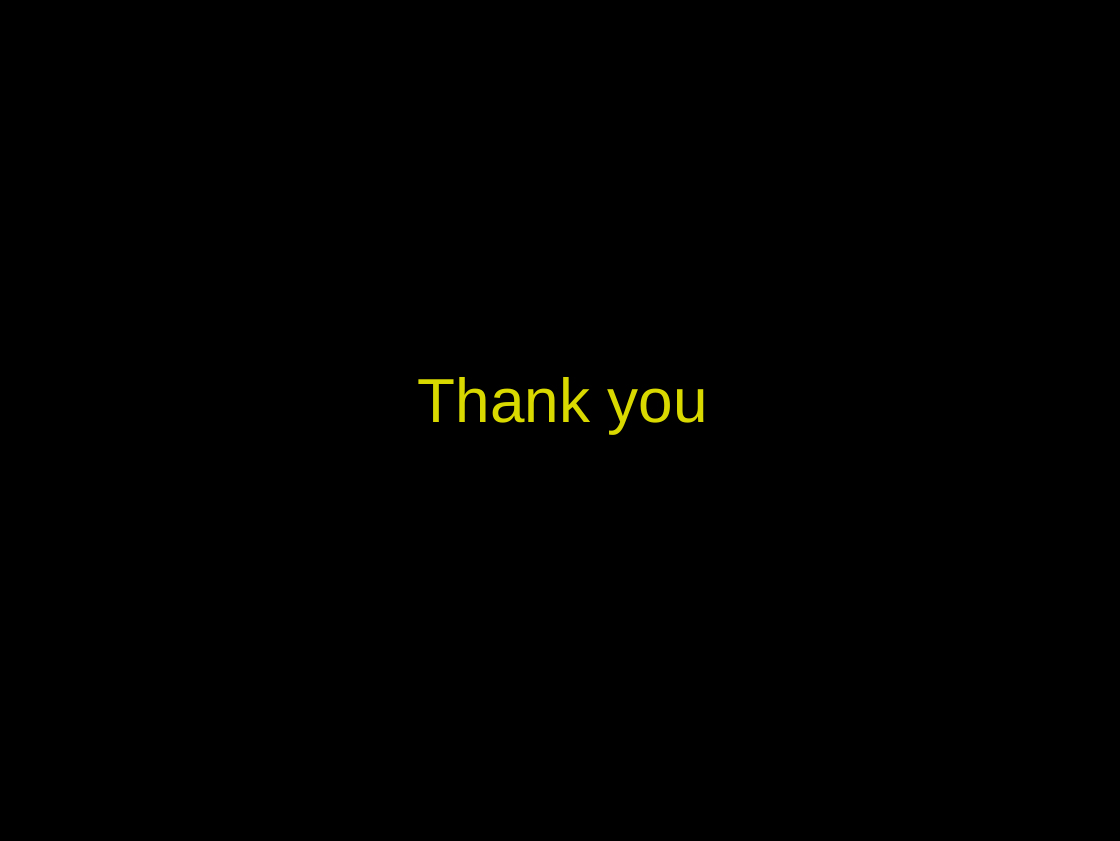
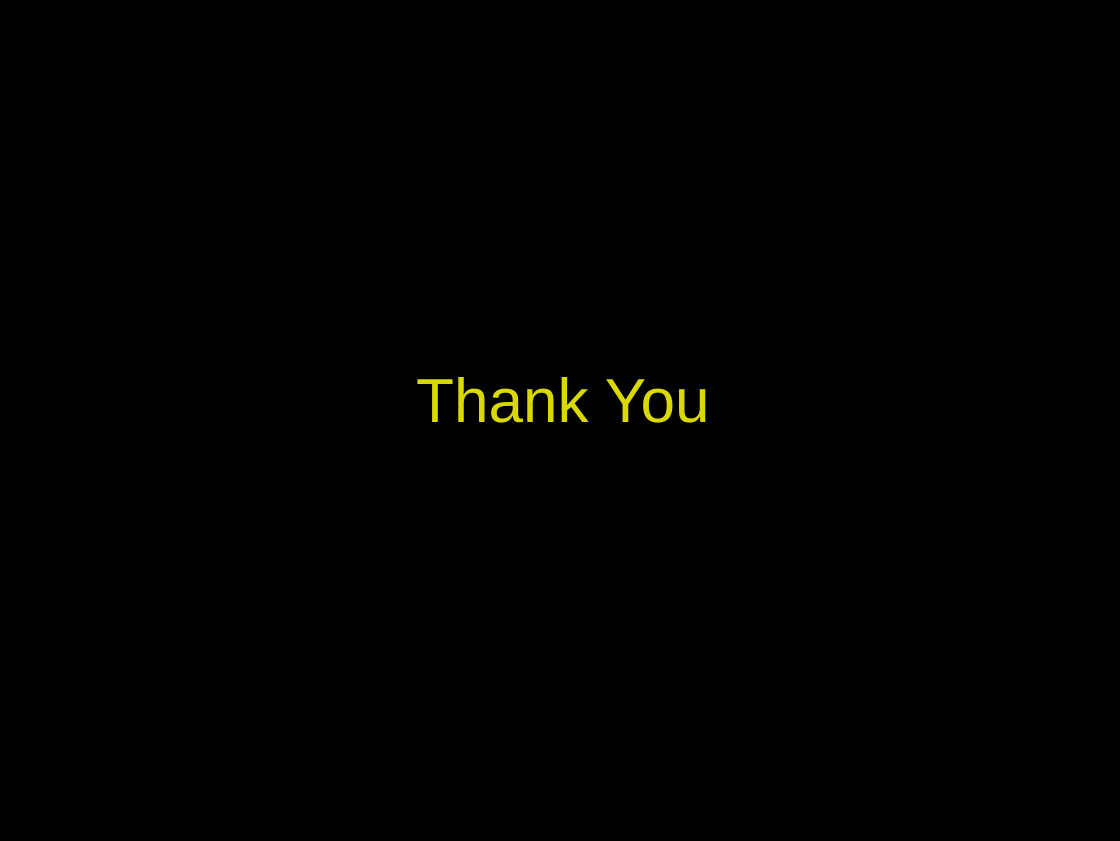
Before and after one commit to florianmorath/VS_Pacman, a slide deck: slide 4 of presentation/presentation.odp. Drawn at 1120x841 pixels with LibreOffice and Linux fonts; fonts in the diff are those of the drawing. Boxes give left, top, right and bottom in pixels: in the first picture for what was removed or moved away, otherwise in the second. Text is boxed around its words. In the diff, an @@ line names an element or a change of style, - is before the commit and + after.

Commit message:
Final touches in the slides
Changed "Thank you" to "Thank You"

```diff
--- a/presentation/presentation.odp
+++ b/presentation/presentation.odp
@@ title at <box>416,377,710,423</box>: text changed @@
-Thank you
+Thank You
```
